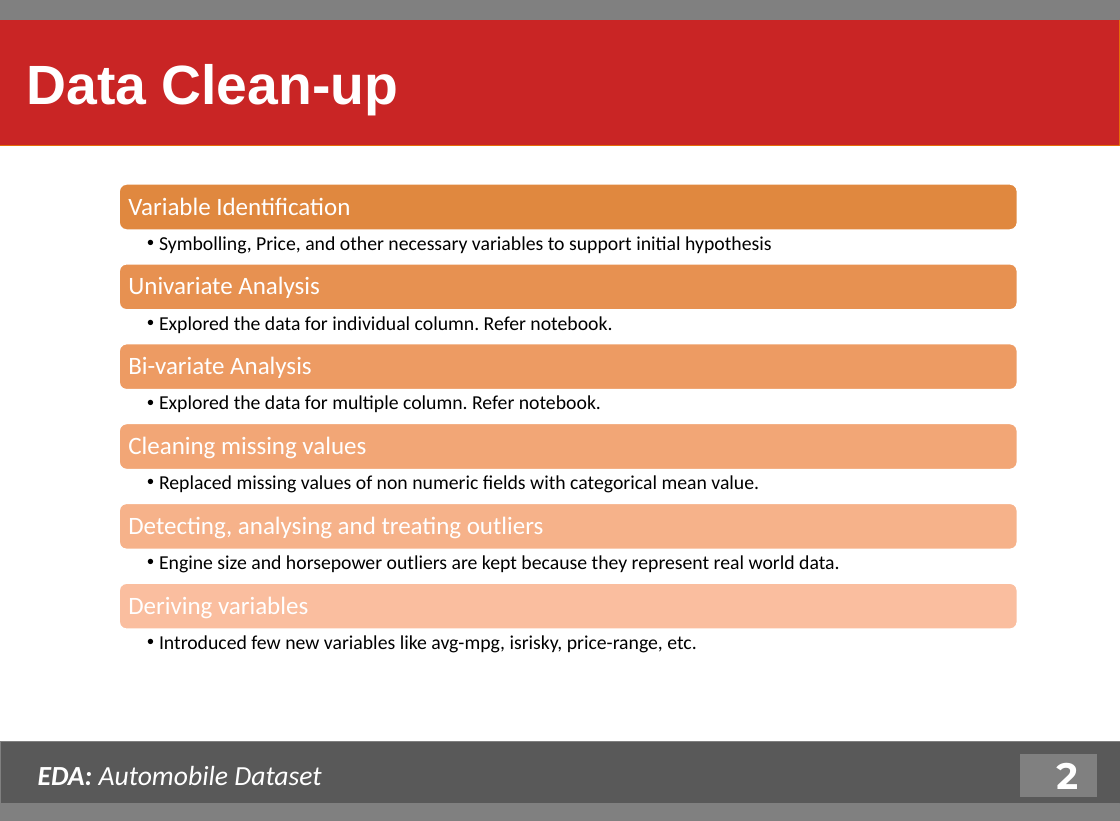
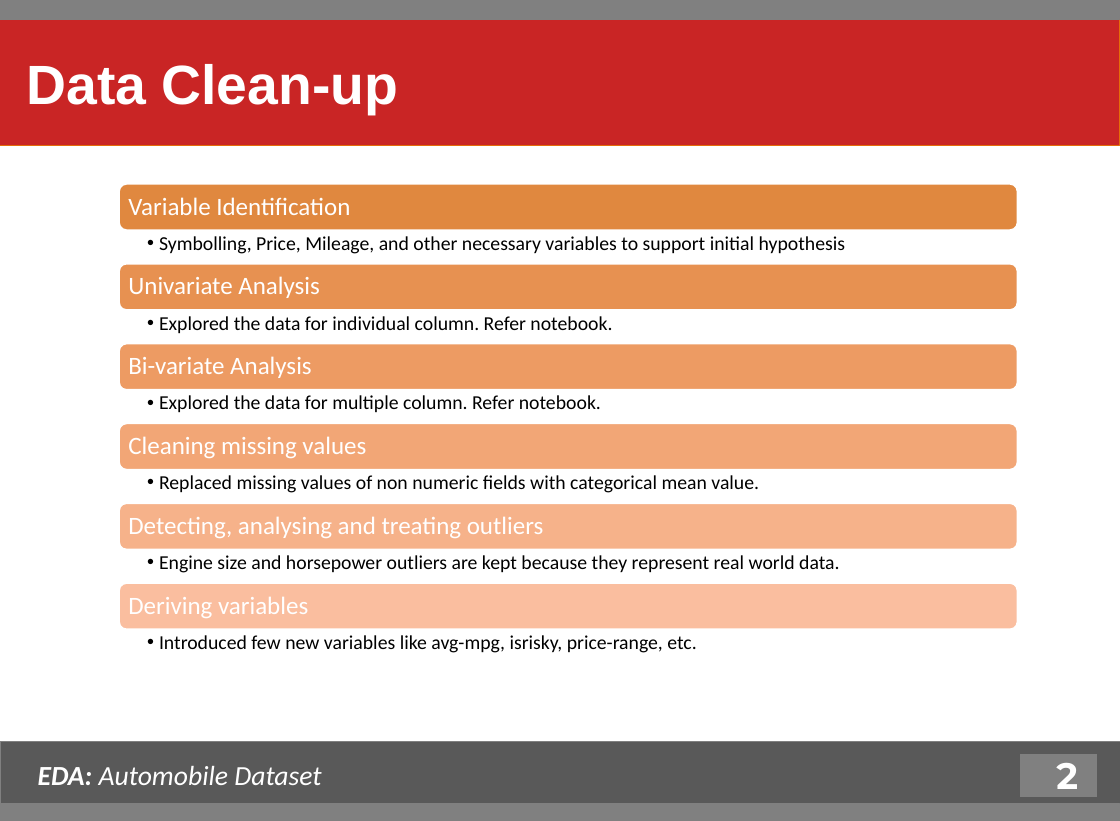
Before and after one commit to purnananda/Automobile_EDA, a slide deck: slide 3 of EDA_Automobile_Dataset.pptx. Drawn at 1120x821 pixels with LibreOffice and Linux fonts; fonts in the diff are those of the drawing. Boxes give left, top, right and bottom in pixels: in the first picture for what was removed or moved away, otherwise in the second. Text is boxed around its words. In the diff, an @@ line names an element or a change of style, - is before the commit and + after.

```diff
--- a/EDA_Automobile_Dataset.pptx
+++ b/EDA_Automobile_Dataset.pptx
@@ text at (159, 236, 845, 254): text changed @@
-  •• Symbolling, Price, and other necessary variables to support initial hypothesis
+  •• Symbolling, Price, Mileage, and other necessary variables to support initial hypothesis
```
Also in this commit, not shown: 10 other slides changed, 1 slide added, 1 other file.
